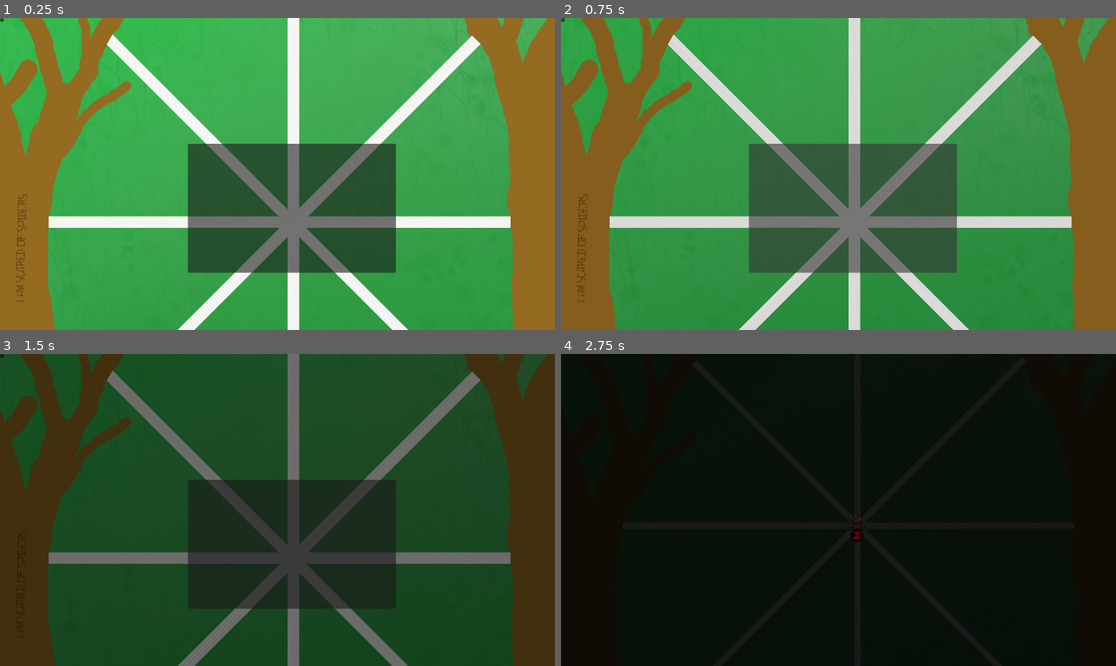
Above: before the commit, frames 1-4 (two rows, left to right).
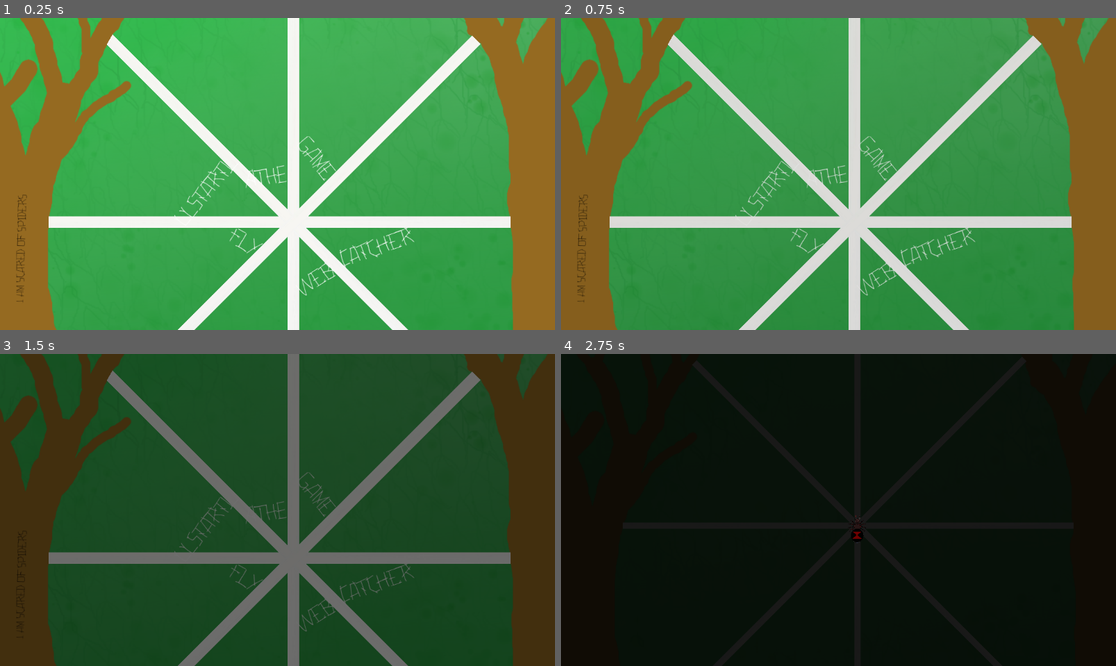
Above: after the commit, the same moments.

Repository: Chickenhatter/web-spider
Game: Godot game, scene res://scenes/start.tscn
The game is run twice, just before and just after one commit, with the same random seed, the same clock (stepped at 60 frames per second) and the same inputs. The engine's default icon, where the game draws it, is replaced by a stand-in: a white triangle on a blue panel in a dark square.
Inputs (mouse positions are in pixels of both pictures, inside the frame that each line leads up to):
- Up to frame 1 (0.25 s): no input
- Up to frame 2 (0.75 s): click (855, 208) at 0.5 s
- Up to frame 3 (1.5 s): click (294, 544) at 1.25 s
- Up to frame 4 (2.75 s): tap Enter at 2 s; move the mouse to (960, 494) at 2.02 s; hold Right from 2.03 s (still down); tap Alt at 2.1 s; click (960, 494) at 2.17 s; tap Up at 2.27 s

The runs differ from the first frame. In frame 1, 16% of the frame differs, in the area x 0-75%, y 0-90%; in frame 2, 16%; in frame 3, 16%; in frame 4, nothing differs.

Commit message:
11h 37m 16s trying to make the game be difficulter

Diff:
--- a/code/body_code.gd
+++ b/code/body_code.gd
@@ -5,19 +5,22 @@
 func _ready() -> void:
 	pass # Replace with function body.
 
-var a = 10
+var a = 25
 # Called every frame. 'delta' is the elapsed time since the previous frame.
 func _process(delta: float) -> void:
 	if Trader.backrestart == true:
-		$Red.scale.y = 0.452
-		$Red.position.y = 115.0
+		$Red.scale.y += 0.452/5
+		$Red.position.y -= 115.0/5
 		Trader.backrestart = false
 	size_change(0.01)
 	if $Red.scale.y < 0.02:
 		Trader.dead = true
 		$"..".set_collision_layer_value(1, false)
 		$"..".set_collision_mask_value(1, false)
-
+	if $Red.scale.y > 0.452:
+		$Red.scale.y = 0.452
+	if $Red.position.y < 115.0:
+		$Red.position.y = 115
 func size_change(a):
 	$Red.scale.y -= 0.005 * a
 	$Red.position.y += 0.7 * a
--- a/code/flyuntrap.gd
+++ b/code/flyuntrap.gd
@@ -23,3 +23,7 @@
 	var webbedflyparent = $"../../webbedflyparent"
 	webbedflyparent.add_child(flyweb)
 	queue_free()
+
+
+func _on_flyuntrap_area_entered(area: Area2D) -> void:
+	pass # Replace with function body.
--- a/scenes/fly.tscn
+++ b/scenes/fly.tscn
@@ -24,8 +24,8 @@
 
 [node name="flyuntrap" type="Area2D" parent="." unique_id=618801098]
 
-[node name="CollisionShape2D" type="CollisionShape2D" parent="flyuntrap" unique_id=846676295]
-shape = SubResource("RectangleShape2D_tvkj1")
+[node name="CollisionPolygon2D" type="CollisionPolygon2D" parent="flyuntrap" unique_id=2011988977]
+polygon = PackedVector2Array(0, -14, 7.666667, -12.333334, 13.333334, -5.666667, 16.333334, -9, 18.666668, -5, 36.666668, -7, 34, 0, 34.666668, 9, 21.666668, 2, 14.333334, 2.6666667, 21.666668, 10.666667, 12, 8.333334, 6.666667, 13.333334, -4, 13.666667, -10, 9.666667, -16.666668, 11.666667, -14.333334, 2.6666667, -28.666668, 10.333334, -29.666668, -1, -32.666668, -8.666667, -13.666667, -4.666667, -16.333334, -10.666667, -10, -10, 0, -14.333334)
 
 [node name="CollisionShape2D" type="CollisionShape2D" parent="." unique_id=1380534401]
 shape = SubResource("RectangleShape2D_tvkj1")
@@ -35,4 +35,5 @@
 scale = Vector2(0.2, 0.2)
 sprite_frames = SubResource("SpriteFrames_djddo")
 
+[connection signal="area_entered" from="flyuntrap" to="." method="_on_flyuntrap_area_entered"]
 [connection signal="body_entered" from="flyuntrap" to="." method="_on_flyuntrap_body_entered"]
--- a/scenes/start.tscn
+++ b/scenes/start.tscn
@@ -82,6 +82,8 @@
 script = ExtResource("3_bodal")
 
 [node name="Start" type="Button" parent="Node2D/Start" unique_id=628882223]
+self_modulate = Color(18.892157, 18.892157, 18.892157, 0)
+z_index = 1000
 offset_left = 390.0
 offset_top = 261.0
 offset_right = 822.0
@@ -93,6 +95,74 @@
 position = Vector2(623.5, 253.5)
 scale = Vector2(7.2805433, 6.7724547)
 texture = ExtResource("2_bodal")
+
+[node name="Node2D" type="Node2D" parent="Node2D/Start" unique_id=1482330106]
+
+[node name="RichTextLabel" type="RichTextLabel" parent="Node2D/Start/Node2D" unique_id=1984463894]
+offset_left = 362.0
+offset_top = 419.0
+offset_right = 585.0
+offset_bottom = 580.0
+rotation = -0.8658436
+mouse_filter = 2
+theme_override_fonts/normal_font = ExtResource("4_kdmts")
+theme_override_font_sizes/normal_font_size = 31
+text = "LLstartl"
+
+[node name="RichTextLabel2" type="RichTextLabel" parent="Node2D/Start/Node2D" unique_id=819671785]
+offset_left = 508.00003
+offset_top = 325.00003
+offset_right = 731.0
+offset_bottom = 486.00003
+rotation = -0.13592952
+mouse_filter = 2
+theme_override_fonts/normal_font = ExtResource("4_kdmts")
+theme_override_font_sizes/normal_font_size = 31
+text = "ATHE"
+
+[node name="RichTextLabel3" type="RichTextLabel" parent="Node2D/Start/Node2D" unique_id=1263365186]
+offset_left = 634.0
+offset_top = 246.0
+offset_right = 857.0
+offset_bottom = 407.0
+rotation = 0.908721
+mouse_filter = 2
+theme_override_fonts/normal_font = ExtResource("4_kdmts")
+theme_override_font_sizes/normal_font_size = 31
+text = "Game"
+
+[node name="RichTextLabel4" type="RichTextLabel" parent="Node2D/Start/Node2D" unique_id=700460537]
+offset_left = 614.0
+offset_top = 556.0
+offset_right = 837.0
+offset_bottom = 717.0
+rotation = -0.5696245
+mouse_filter = 2
+theme_override_fonts/normal_font = ExtResource("4_kdmts")
+theme_override_font_sizes/normal_font_size = 31
+text = "Web"
+
+[node name="RichTextLabel5" type="RichTextLabel" parent="Node2D/Start/Node2D" unique_id=1296755862]
+offset_left = 485.0
+offset_top = 438.0
+offset_right = 708.0
+offset_bottom = 599.0
+rotation = 0.58490485
+mouse_filter = 2
+theme_override_fonts/normal_font = ExtResource("4_kdmts")
+theme_override_font_sizes/normal_font_size = 31
+text = "Fly"
+
+[node name="RichTextLabel6" type="RichTextLabel" parent="Node2D/Start/Node2D" unique_id=1985219669]
+offset_left = 704.0
+offset_top = 491.99994
+offset_right = 927.0
+offset_bottom = 652.99994
+rotation = -0.33298218
+mouse_filter = 2
+theme_override_fonts/normal_font = ExtResource("4_kdmts")
+theme_override_font_sizes/normal_font_size = 31
+text = "Catcher"
 
 [node name="Fear" type="Node2D" parent="Node2D" unique_id=113089808]
 
@@ -114,14 +184,5 @@
 theme_override_fonts/normal_font = ExtResource("4_kdmts")
 text = "I am scared of spiders"
 
-[node name="TextEdit" type="TextEdit" parent="Node2D/Fear" unique_id=1478342480]
-offset_right = 8.0
-offset_bottom = 8.0
-
-[node name="RichTextLabel" type="RichTextLabel" parent="Node2D" unique_id=1984463894]
-offset_right = 40.0
-offset_bottom = 40.0
-theme_override_fonts/normal_font = ExtResource("4_kdmts")
-
 [connection signal="pressed" from="Node2D/Start/Start" to="Node2D/Start" method="_on_start_pressed"]
 [connection signal="pressed" from="Node2D/Fear/Fear" to="Node2D/Start" method="_on_fear_pressed"]
